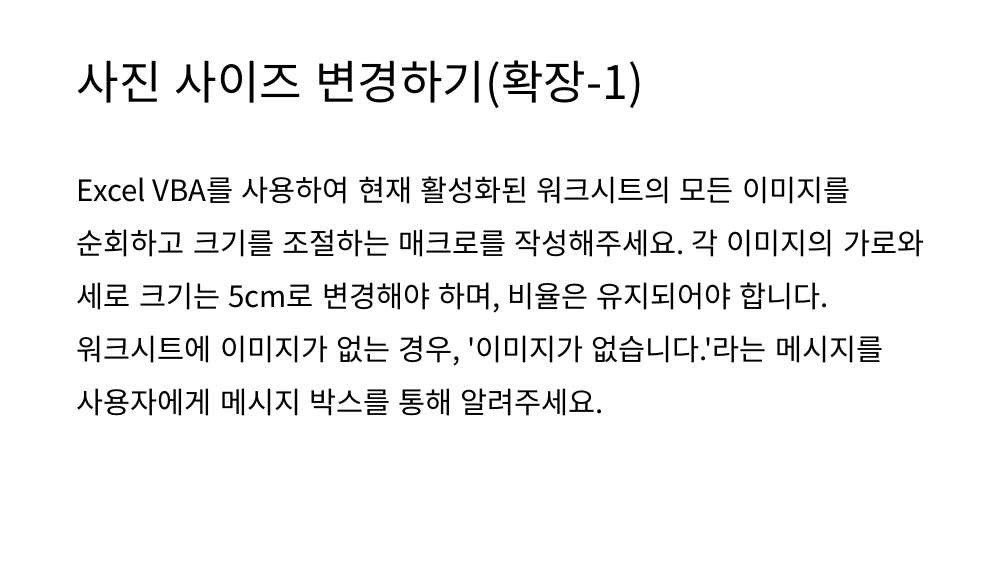
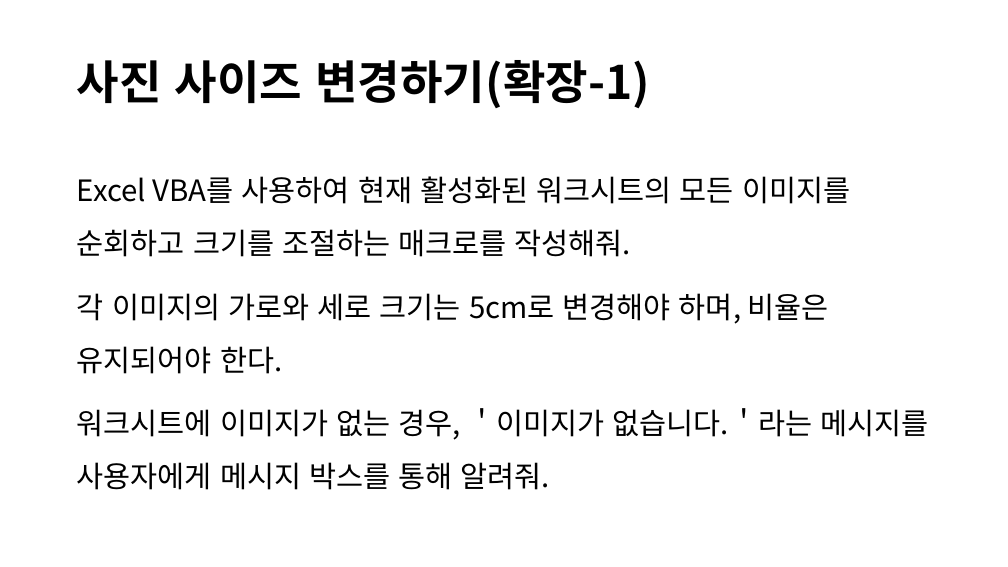
Before and after one commit to lolsaless/Python, a slide deck: slide 27 of 프롬프트 시연.pptx (slide 28 before the commit). Drawn at 1008x567 pixels with LibreOffice and Linux fonts; fonts in the diff are those of the drawing. Boxes give left, top, right and bottom in pixels: in the first picture for what was removed or moved away, otherwise in the second. Text is boxed around its words. In the diff, an @@ line names an element or a change of style, - is before the commit and + after.

```diff
--- a/프롬프트 시연.pptx
+++ b/프롬프트 시연.pptx
@@ title "사진 사이즈 변경하기(확장-1)" at (x1=77, y1=60, x2=650, y2=108): bold on @@
@@ text at (x1=77, y1=176, x2=929, y2=490): text changed @@
-Excel VBA를 사용하여 현재 활성화된 워크시트의 모든 이미지를 순회하고 크기를 조절하는 매크로를 작성해주세요. 각 이미지의 가로와 세로 크기는 5cm로 변경해야 하며, 비율은 유지되어야 합니다. 워크시트에 이미지가 없는 경우, '이미지가 없습니다.'라는 메시지를 사용자에게 메시지 박스를 통해 알려주세요.
+Excel VBA를 사용하여 현재 활성화된 워크시트의 모든 이미지를 순회하고 크기를 조절하는 매크로를 작성해줘.
+각 이미지의 가로와 세로 크기는 5cm로 변경해야 하며, 비율은 유지되어야 한다.
+워크시트에 이미지가 없는 경우, ＇이미지가 없습니다.＇라는 메시지를 사용자에게 메시지 박스를 통해 알려줘.
```
Also in this commit, not shown: 22 other slides changed, 1 slide removed, 18 other files.
